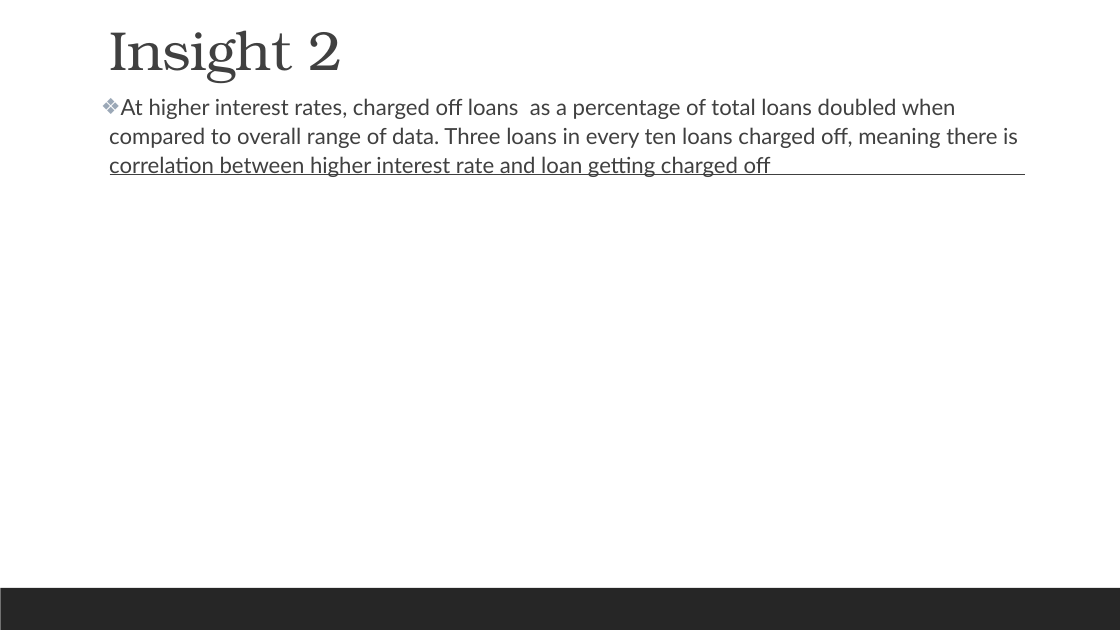
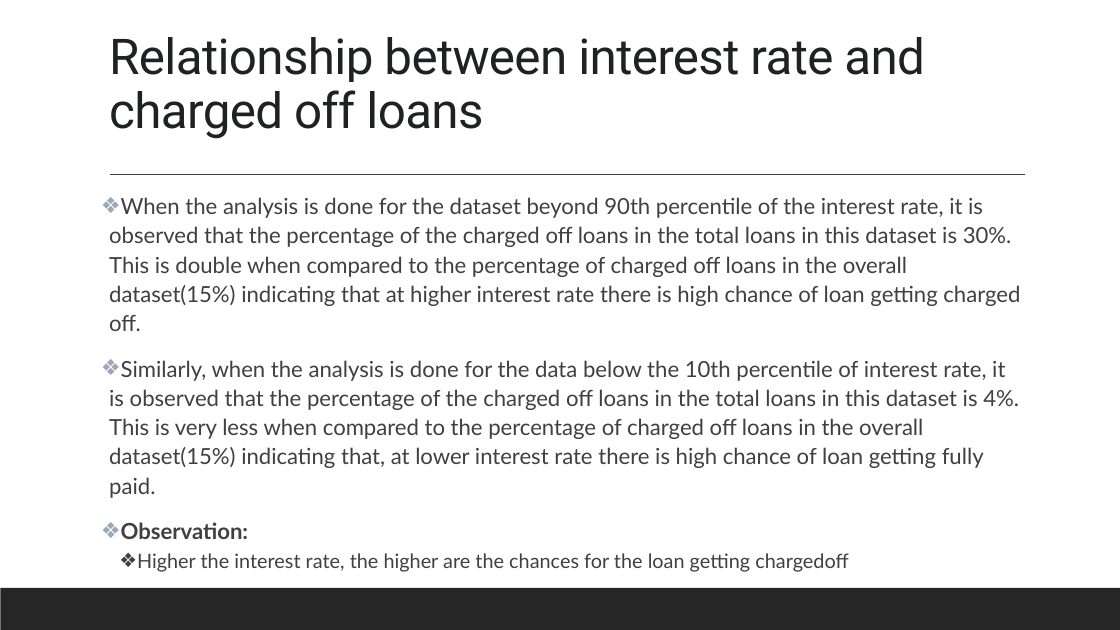
Before and after one commit to vidhyadharpandit/LendingClubCaseStudy, a slide deck: slide 10 of LendingClubCaseStudy-Presentation.pptx (slide 11 before the commit). Drawn at 1120x630 pixels with LibreOffice and Linux fonts; fonts in the diff are those of the drawing. Boxes give left, top, right and bottom in pixels: in the first picture for what was removed or moved away, otherwise in the second. Text is boxed around its words. In the diff, an @@ line names an element or a change of style, - is before the commit and + after.

```diff
--- a/LendingClubCaseStudy-Presentation.pptx
+++ b/LendingClubCaseStudy-Presentation.pptx
@@ title at bbox=[109, 37, 925, 139]: text changed; size 47 to 42.3 pt; font TeX Gyre Bonum to Roboto; text colour #404040 to #202124 @@
-Insight 2
+Relationship between interest rate and charged off loans
@@ text at bbox=[109, 197, 1020, 539]: text changed @@
-❖ At higher interest rates, charged off loans as a percentage of total loans doubled when compared to overall range of data. Three loans in every ten loans charged off, meaning there is correlation between higher interest rate and loan getting charged off
+❖ When the analysis is done for the dataset beyond 90th percentile of the interest rate, it is observed that the percentage of the charged off loans in the total loans in this dataset is 30%. This is double when compared to the percentage of charged off loans in the overall dataset(15%) indicating that at higher interest rate there is high chance of loan getting charged off.
+❖ Similarly, when the analysis is done for the data below the 10th percentile of interest rate, it is observed that the percentage of the charged off loans in the total loans in this dataset is 4%. This is very less when compared to the percentage of charged off loans in the overall dataset(15%) indicating that, at lower interest rate there is high chance of loan getting fully paid.
+❖ Observation:
+  ❖ Higher the interest rate, the higher are the chances for the loan getting chargedoff
```
Also in this commit, not shown: 11 other slides changed, 3 slides added, 5 slides removed, 2 other files.
